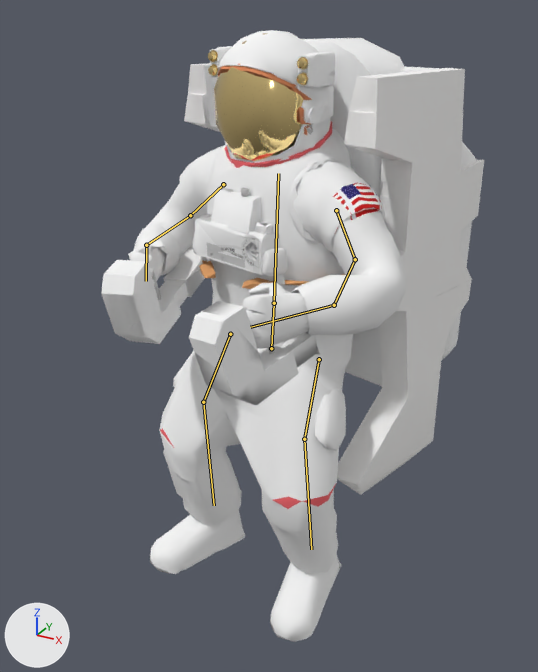
What one commit did to the glTF model apps/web/public/models/hangar/emu/emu_lod2.glb.
The view is the same before and after, from a camera (50 mm lens) standing at (1.18, -2.21, 1.06) and looking at (-0.02, -0.04, -0.02). Arrows for +X, +Y and +Z are at lower left; the lights stay in place. The first picture is the older version. Both versions are drawn at frame 1 of the action 'brake'; the numbers are the values there. The bones that change, and the others that lie on the model, are drawn over the model as lines.

In view in the first picture: 'emu_lod2'.
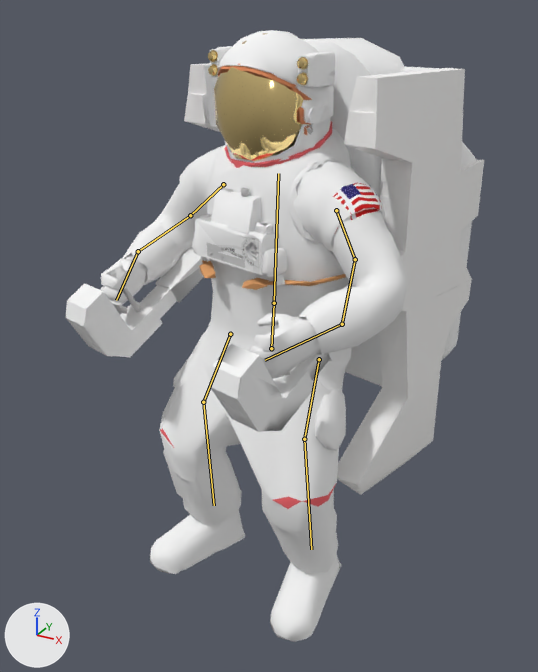
Changed parts and their boxes (x1, y1, x2, y2) in the pictures (538 x 672 px):
```json
{"object": "emu_lod2", "change": "posed", "before": [101, 30, 484, 642], "after": [65, 30, 484, 642], "on screen": "9% wider"}
{"bone": "forearm.L", "before": "(355, 259) to (334, 305)", "after": "(355, 259) to (342, 324)"}
{"bone": "forearm.R", "before": "(190, 215) to (146, 245)", "after": "(190, 215) to (138, 251)"}
```

The change, as JSON lines over the scene's bpy script:
```json
{"block": "bone_forearm_l", "where": "bone_forearm_l = bpy.data.objects['emu_rig'].pose.bones['forearm.L']  # child of 'upperarm.L'"}
{"op": "set", "path": "bone_forearm_l.rotation_quaternion", "old": "(0.987, -0.137, 0.0, -0.08)", "new": "(1.0, 0.0, 0.0, 0.0)", "note": "degrees (-16, -1, -9) -> degrees (0, 0, 0)"}
{"block": "bone_forearm_r", "where": "bone_forearm_r = bpy.data.objects['emu_rig'].pose.bones['forearm.R']  # child of 'upperarm.R'"}
{"op": "set", "path": "bone_forearm_r.rotation_quaternion", "old": "(0.971, -0.191, 0.0, 0.145)", "new": "(1.0, 0.0, 0.0, 0.0)", "note": "degrees (-22, 3, 16) -> degrees (0, 0, 0)"}
```
